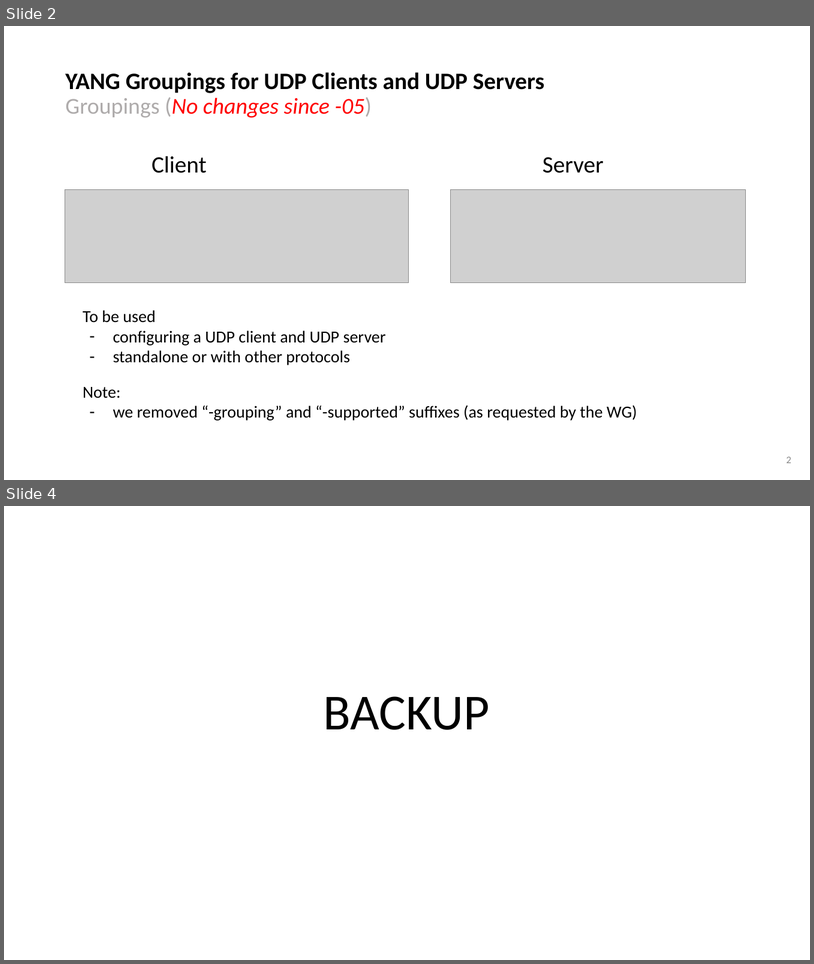
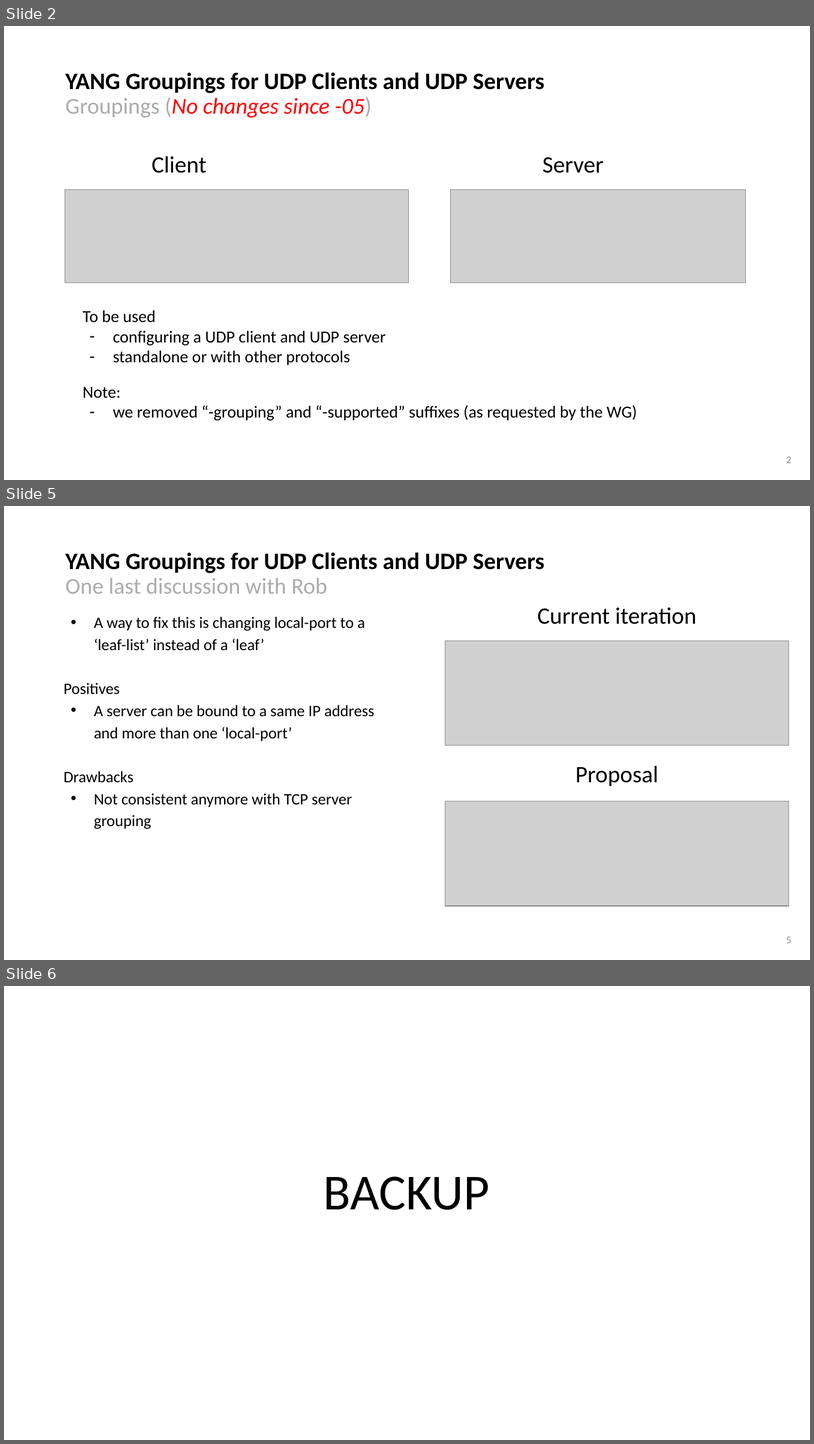
Before and after one commit to network-analytics/ietf-network-analytics-document-status, a slide deck: 122/NETCONF/draft-ietf-netconf-udp-client-server-06.pptx. Shown one above the other, each under a label of ours: slides 2 and 4 before the commit, slides 2, 5 and 6 after it; the slides between them are not shown. The pictures are 814x964 and 814x1444 pixels, drawn with LibreOffice and Linux fonts; fonts in the diff are those of the drawing; grey boxes stand for pictures. Boxes give left, top, right and bottom in pixels: in the first picture for what was removed or moved away, otherwise in the second. Text is boxed around its words. In the diff, an @@ line names an element or a change of style, - is before the commit and + after.

```diff
--- a/122/NETCONF/draft-ietf-netconf-udp-client-server-06.pptx
+++ b/122/NETCONF/draft-ietf-netconf-udp-client-server-06.pptx
@@ slide 5 added at (4, 506, 810, 960), background #FFFFFF @@
@@ title added at (65, 552, 545, 594), 28 pt, text #000000, bold @@
+YANG Groupings for UDP Clients and UDP Servers
+One last discussion with Rob
@@ text added at (537, 607, 696, 624), 28 pt, text #000000 @@
+Current iteration
@@ text added at (63, 616, 374, 829), 19 pt, text #000000 @@
+• A way to fix this is changing local-port to a ‘leaf-list’ instead of a ‘leaf’
+Positives
+• A server can be bound to a same IP address and more than one ‘local-port’
+Drawbacks
+• Not consistent anymore with TCP server grouping
@@ picture added at (446, 641, 789, 745) @@
@@ text added at (576, 765, 659, 786), 28 pt, text #000000 @@
+Proposal
@@ picture added at (446, 801, 789, 906) @@
@@ page number added at (786, 936, 791, 943), 12 pt, text #888888 @@
+5
@@ what was slide 4 is now slide 6 @@
```
Also in this commit, not shown: 1 slide changed, 1 other slide added, 1 other file.
